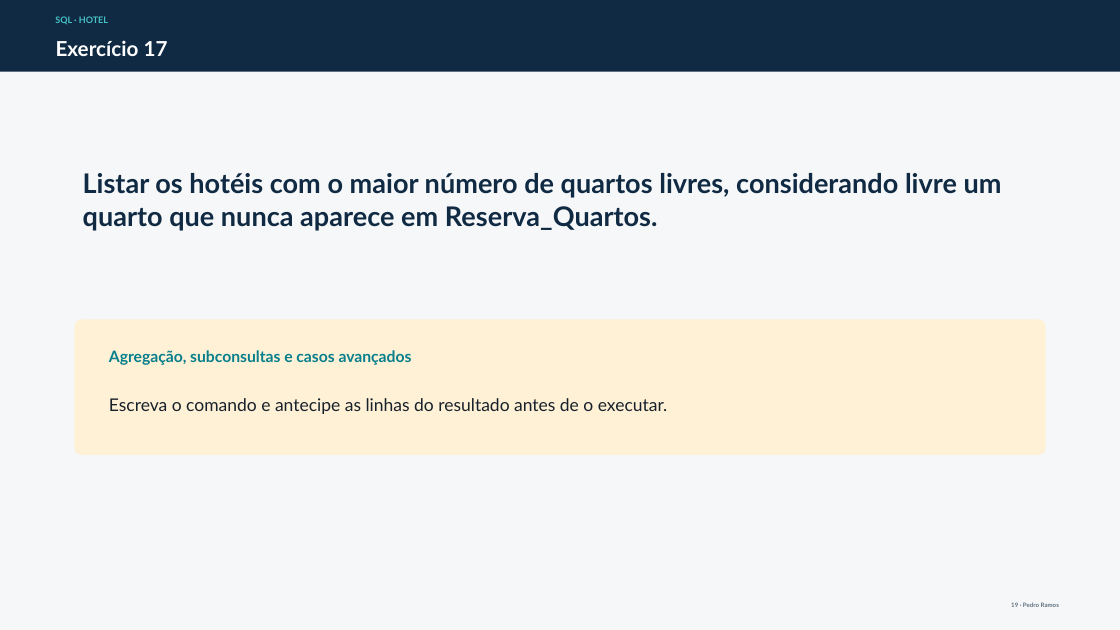
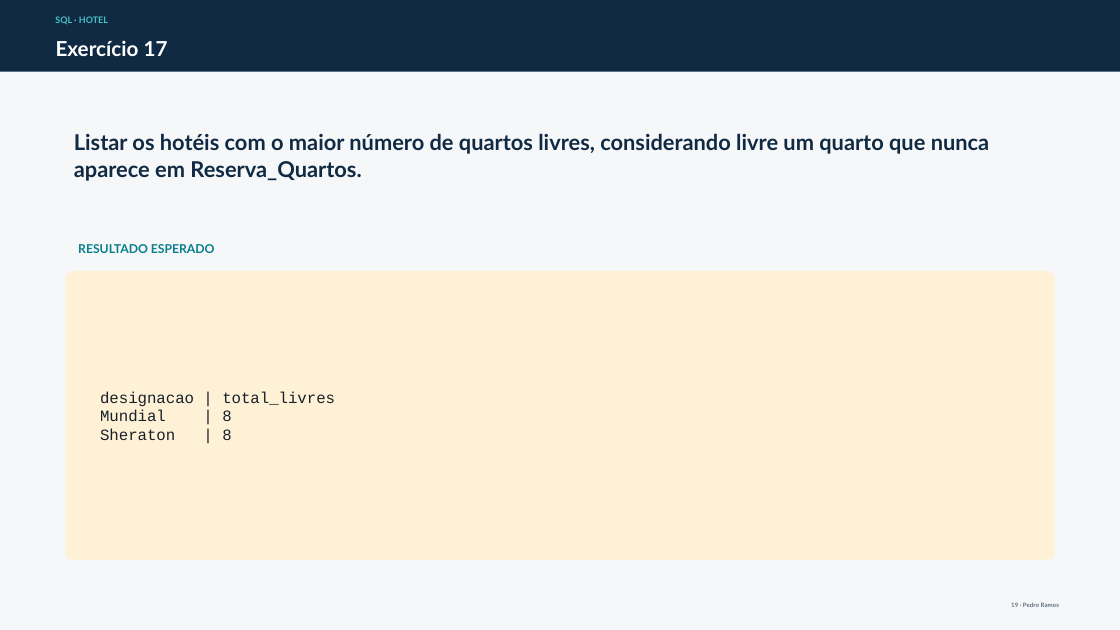
Before and after one commit to pnramos-iscte/docker, a slide deck: slide 19 of docs/exercicios-select-hotel/Exercicios_SELECT_Hotel_slides.pptx. Drawn at 1120x630 pixels with LibreOffice and Linux fonts; fonts in the diff are those of the drawing. Boxes give left, top, right and bottom in pixels: in the first picture for what was removed or moved away, otherwise in the second. Text is boxed around its words. In the diff, an @@ line names an element or a change of style, - is before the commit and + after.

```diff
--- a/docs/exercicios-select-hotel/Exercicios_SELECT_Hotel_slides.pptx
+++ b/docs/exercicios-select-hotel/Exercicios_SELECT_Hotel_slides.pptx
@@ text "Listar os hotéis com o ...": place and size @@
-text "Listar os hotéis com o ..." at bbox=[83, 173, 1002, 231]
+text "Listar os hotéis com o ..." at bbox=[74, 133, 990, 181]
@@ text "Listar os hotéis com o ..." at bbox=[74, 133, 990, 181]: size 23.2 to 18.8 pt @@
@@ text added at bbox=[78, 244, 215, 253], 10.5 pt, text #087F8C, bold @@
+RESULTADO ESPERADO
@@ rounded rectangle: place and size @@
-rounded rectangle at bbox=[75, 319, 1046, 455]
+rounded rectangle at bbox=[66, 271, 1054, 560]
@@ rounded rectangle at bbox=[66, 271, 1054, 560]: proportions changed @@
@@ text removed at bbox=[109, 350, 412, 365] @@
-Agregação, subconsultas e casos avançados
@@ text at bbox=[100, 391, 335, 440]: text changed; size 15 to 13.5 pt; font Lato to Courier New @@
-Escreva o comando e antecipe as linhas do resultado antes de o executar.
+designacao | total_livres
+Mundial | 8
+Sheraton | 8
```
Also in this commit, not shown: 19 other slides changed, 2 other files.
